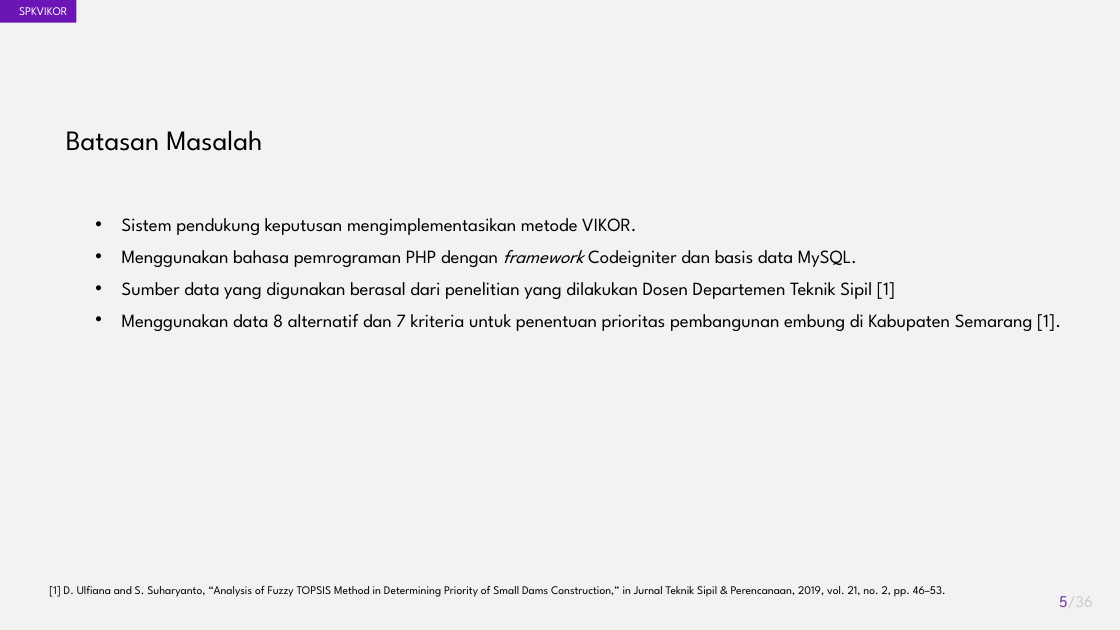
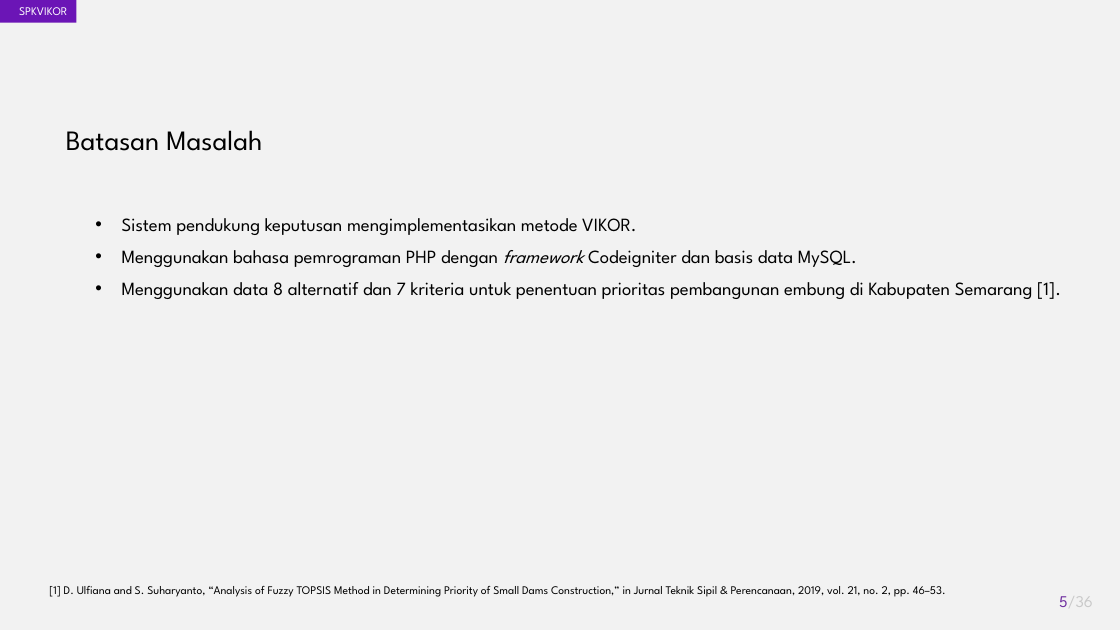
Before and after one commit to akhmadali7/TugasAkhir, a slide deck: slide 5 of PPT - TA - Akhmad Ali Sajidin.pptx. Drawn at 1120x630 pixels with LibreOffice and Linux fonts; fonts in the diff are those of the drawing. Boxes give left, top, right and bottom in pixels: in the first picture for what was removed or moved away, otherwise in the second. Text is boxed around its words. In the diff, an @@ line names an element or a change of style, - is before the commit and + after.

```diff
--- a/PPT - TA - Akhmad Ali Sajidin.pptx
+++ b/PPT - TA - Akhmad Ali Sajidin.pptx
@@ text at (122,282,895,299): paragraph removed @@
-• Sumber data yang digunakan berasal dari penelitian yang dilakukan Dosen Departemen Teknik Sipil [1]
```
Also in this commit, not shown: 9 other slides changed, 1 other file.
